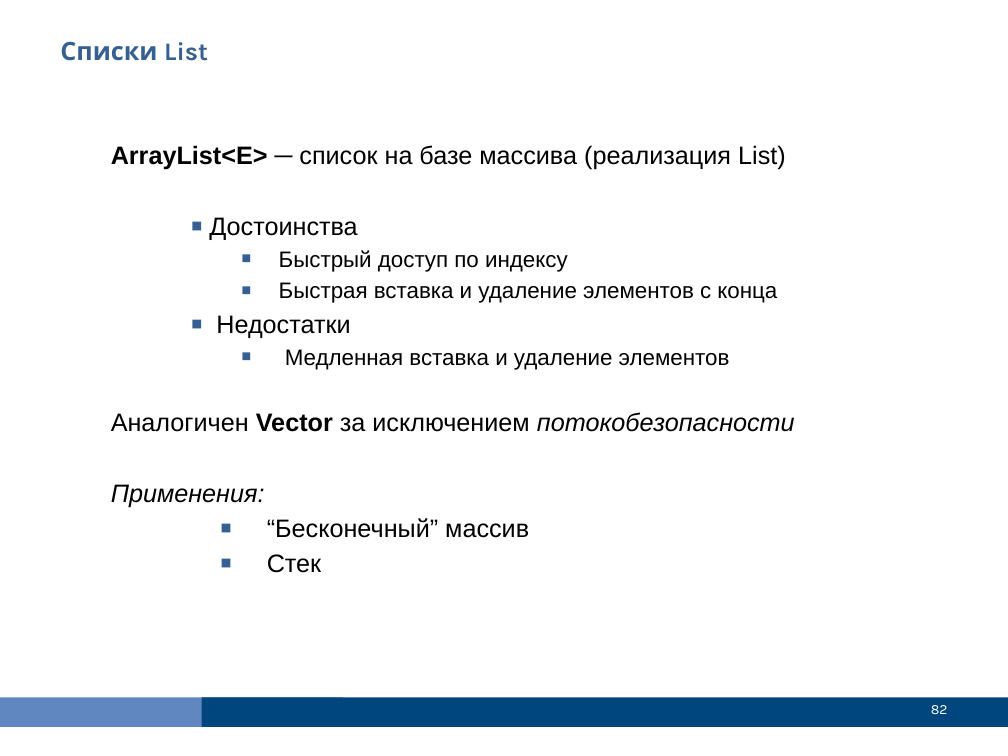
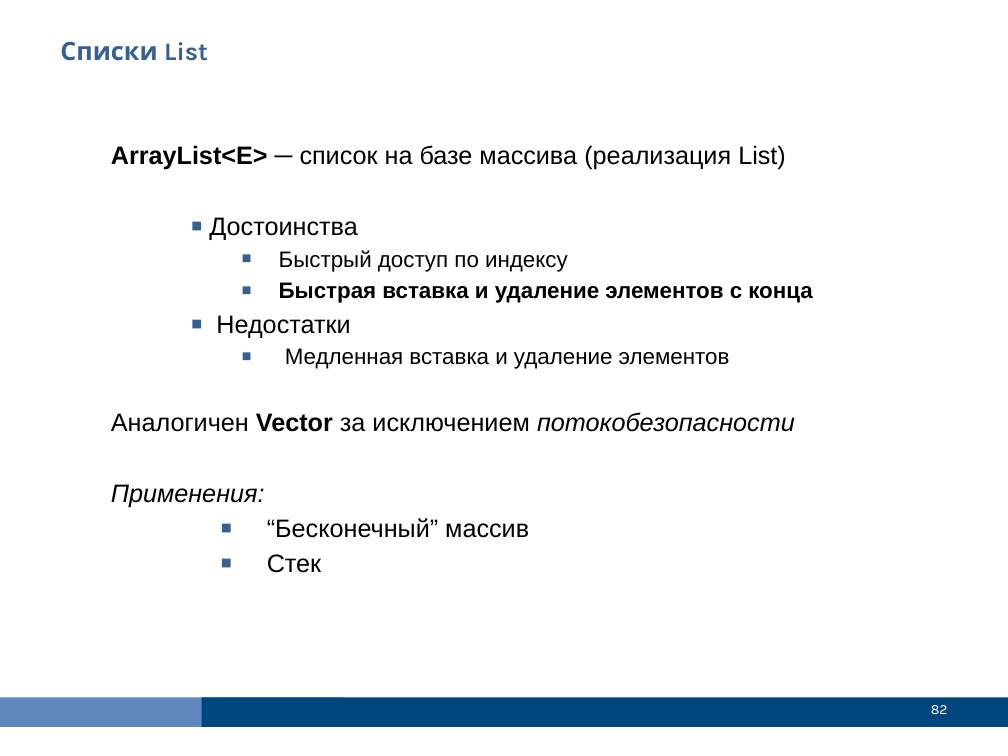
Before and after one commit to Vyacheslav2023/javase0111, a slide deck: slide 82 of presentation/JavaSE114Коллекции.pptx. Drawn at 1008x756 pixels with LibreOffice and Linux fonts; fonts in the diff are those of the drawing. Boxes give left, top, right and bottom in pixels: in the first picture for what was removed or moved away, otherwise in the second. Text is boxed around its words. In the diff, an @@ line names an element or a change of style, - is before the commit and + after.

```diff
--- a/presentation/JavaSE114Коллекции.pptx
+++ b/presentation/JavaSE114Коллекции.pptx
@@ text at bbox=[279, 282, 812, 303]: bold on in "Быстрая вставка и удаление элементов с конца" @@
```
Also in this commit, not shown: 7 other files.
